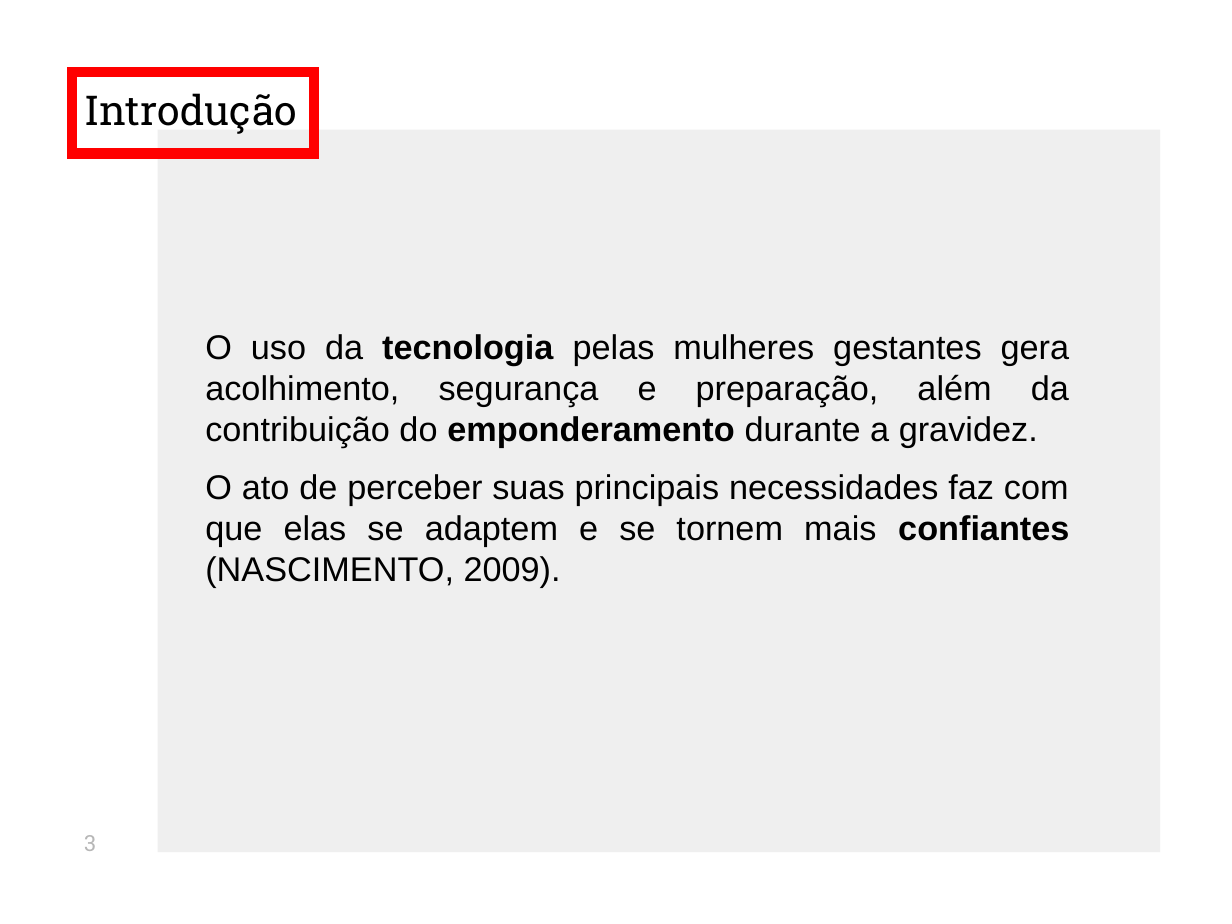
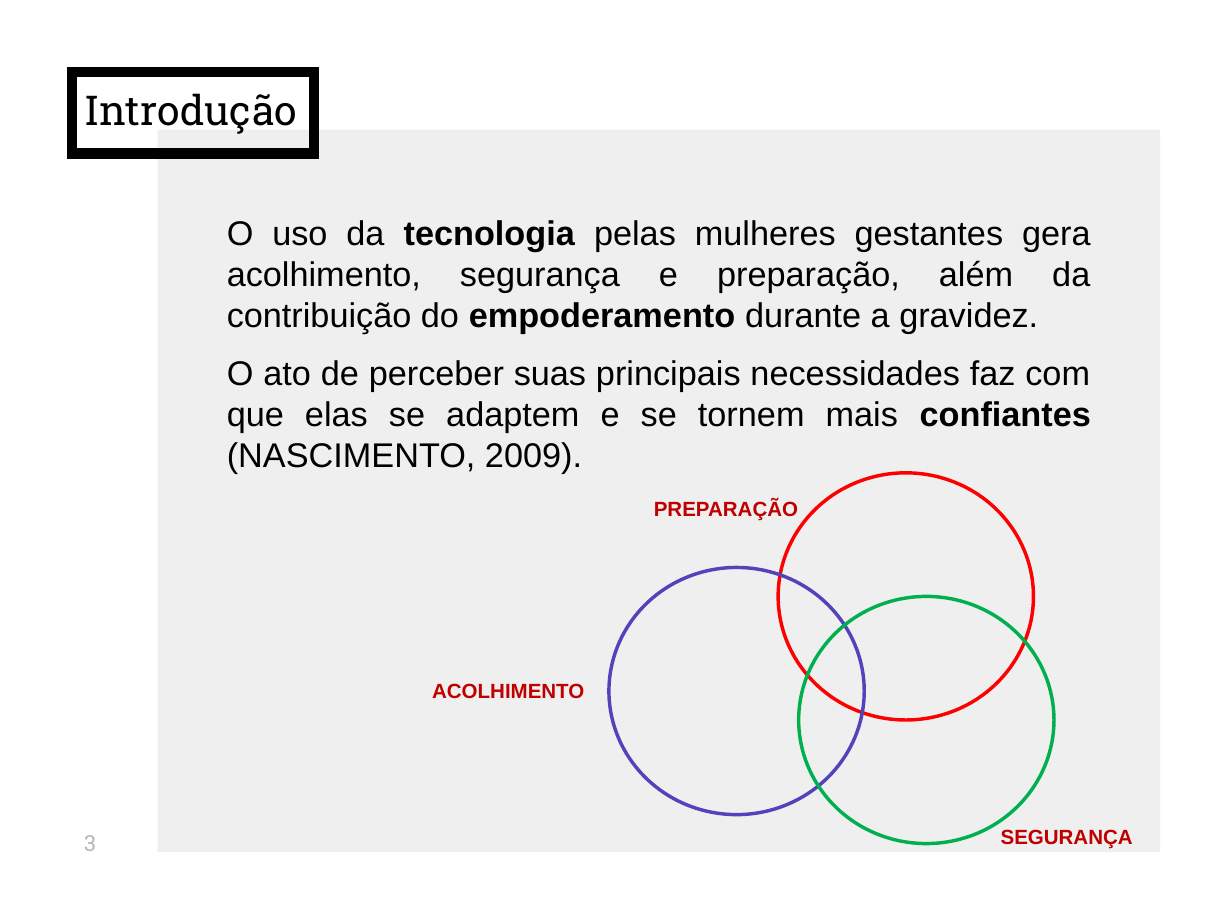
Before and after one commit to edgarssenhorello/Projetos, a slide deck: slide 3 of apresentação dica de lingerie.pptx. Drawn at 1232x924 pixels with LibreOffice and Linux fonts; fonts in the diff are those of the drawing. Boxes give left, top, right and bottom in pixels: in the first picture for what was removed or moved away, otherwise in the second. Text is boxed around its words. In the diff, an @@ line names an element or a change of style, - is before the commit and + after.

```diff
--- a/apresentação dica de lingerie.pptx
+++ b/apresentação dica de lingerie.pptx
@@ title "Introdução" at [71, 71, 314, 153]: outline #FF0000 6 pt to #000000 6 pt @@
@@ text "O uso da tecnologia pelas ...": place and size @@
-text "O uso da tecnologia pelas ..." at [205, 334, 1070, 588]
+text "O uso da tecnologia pelas ..." at [227, 220, 1091, 474]
@@ text at [227, 220, 1091, 333]: text changed @@
-O uso da tecnologia pelas mulheres gestantes gera acolhimento, segurança e preparação, além da contribuição do emponderamento durante a gravidez.
+O uso da tecnologia pelas mulheres gestantes gera acolhimento, segurança e preparação, além da contribuição do empoderamento durante a gravidez.
@@ ellipse added at [779, 473, 1034, 721], outline #FF0000 2 pt @@
@@ text added at [654, 499, 798, 520], 12 pt, text #C00000, bold @@
+PREPARAÇÃO
@@ ellipse added at [609, 568, 864, 816], outline #5243BB 2 pt @@
@@ ellipse added at [798, 596, 1053, 844], outline #00B050 2 pt @@
@@ text added at [432, 683, 584, 699], 12 pt, text #C00000, bold @@
+ACOLHIMENTO
@@ text added at [1001, 829, 1133, 849], 12 pt, text #C00000, bold @@
+SEGURANÇA
```
Also in this commit, not shown: 13 other slides changed, 7 slides added, 2 slides removed.
